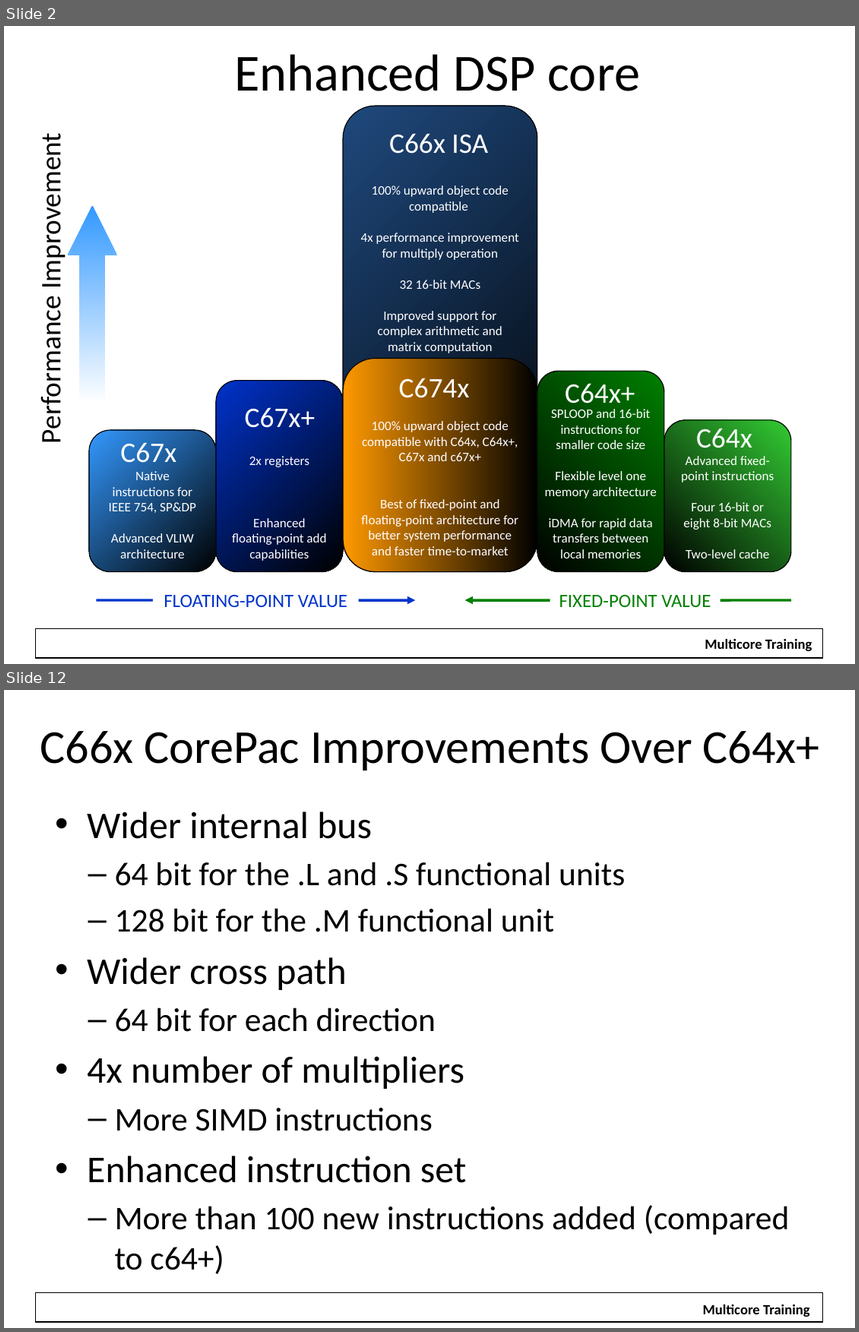
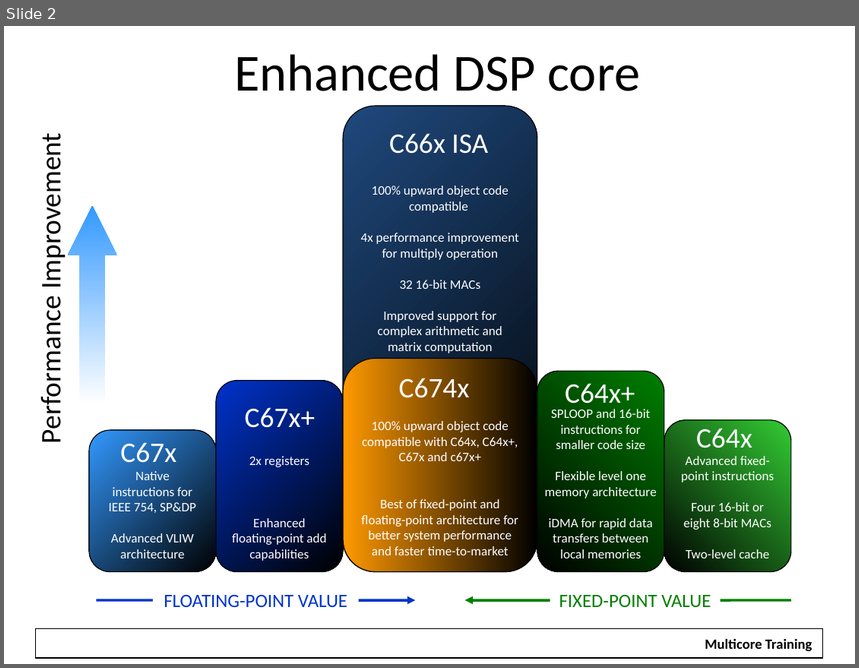
Before and after one commit to hari1989/keystone-workshop, a slide deck: slides/KeyStone Overview.pptx. Shown one above the other, each under a label of ours: slides 2 and 12 before the commit, slide 2 after it; the slides between them are not shown. The pictures are 859x1332 and 859x668 pixels, drawn with LibreOffice and Linux fonts; fonts in the diff are those of the drawing; background and template pictures are left out. Boxes give left, top, right and bottom in pixels: in the first picture for what was removed or moved away, otherwise in the second. Text is boxed around its words. In the diff, an @@ line names an element or a change of style, - is before the commit and + after.

```diff
--- a/slides/KeyStone Overview.pptx
+++ b/slides/KeyStone Overview.pptx
@@ slide 12 removed at <box>4,690,855,1328</box>, background #FFFFFF; not listed: 1 template element that a slide beside it also shows @@
@@ title removed at <box>40,731,820,771</box> @@
-C66x CorePac Improvements Over C64x+
@@ text removed at <box>87,812,790,1274</box> @@
-• Wider internal bus
-  – 64 bit for the .L and .S functional units
-  – 128 bit for the .M functional unit
-• Wider cross path
-  – 64 bit for each direction
-• 4x number of multipliers
-  – More SIMD instructions
-• Enhanced instruction set
-  – More than 100 new instructions added (compared to c64+)
@@ rectangle removed at <box>693,1297,819,1319</box> @@
-Multicore Training
```
Also in this commit, not shown: 13 other slides removed.
